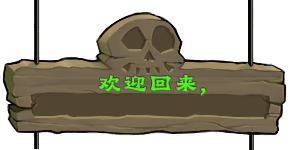
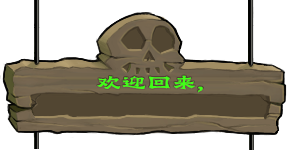
Layers edited between the first and the second (293, 150) image:
renamed "GraveBustedStoneLishuSc.ttf｜默认" to "项目字体｜欢迎回来,", painted on it over [97, 75, 206, 96]
